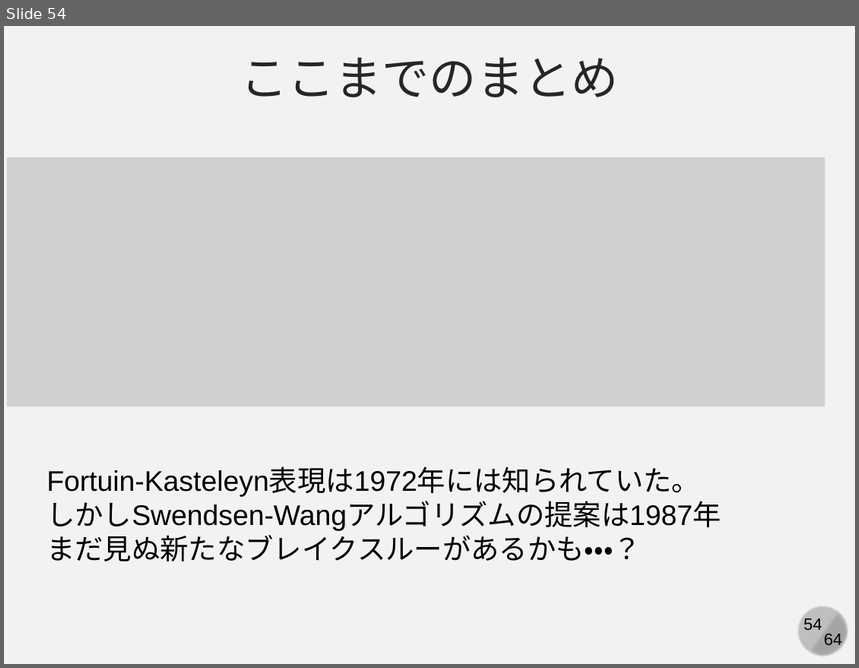
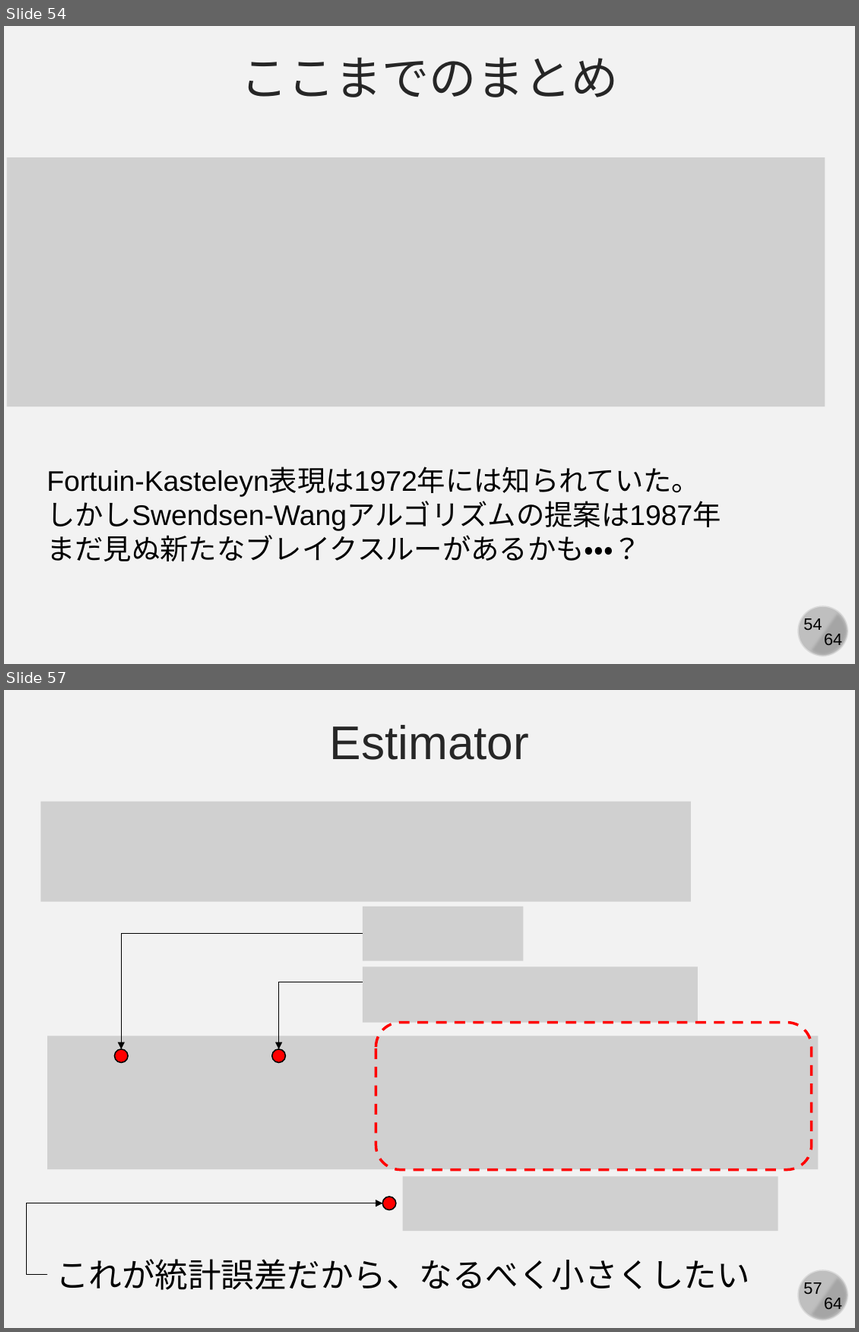
Before and after one commit to kaityo256/simulation_engineering, a slide deck: 04_mc_advanced/simulation04.pptx. Shown one above the other, each under a label of ours: slide 54 before the commit, slides 54 and 57 after it; the slides between them are not shown. The pictures are 859x668 and 859x1332 pixels, drawn with LibreOffice and Linux fonts; fonts in the diff are those of the drawing; grey boxes stand for pictures. Boxes give left, top, right and bottom in pixels: in the first picture for what was removed or moved away, otherwise in the second. Text is boxed around its words. In the diff, an @@ line names an element or a change of style, - is before the commit and + after.

```diff
--- a/04_mc_advanced/simulation04.pptx
+++ b/04_mc_advanced/simulation04.pptx
@@ slide 57 added at <box>4,690,855,1328</box>, background #F2F2F2; not listed: 4 template elements that a slide beside it also shows @@
@@ text added at <box>330,725,530,760</box>, 40 pt, text #262626 @@
+Estimator
@@ picture added at <box>40,802,691,902</box> @@
@@ picture added at <box>363,906,523,961</box> @@
@@ elbow arrow added from (363, 933) to (122, 1049), #000000 0.5 pt @@
@@ elbow arrow added from (363, 983) to (279, 1049), #000000 0.5 pt @@
@@ picture added at <box>363,967,698,1022</box> @@
@@ rounded rectangle added at <box>376,1023,812,1170</box>, outline #FF0000 2.25 pt dashed @@
@@ picture added at <box>47,1036,819,1170</box> @@
@@ ellipse added at <box>115,1049,129,1063</box>, fill #FF0000, outline #000000 1 pt @@
@@ ellipse added at <box>272,1049,286,1063</box>, fill #FF0000, outline #000000 1 pt @@
@@ picture added at <box>403,1177,778,1231</box> @@
@@ elbow arrow added from (47, 1274) to (382, 1203), #000000 0.5 pt @@
@@ ellipse added at <box>382,1196,396,1210</box>, fill #FF0000, outline #000000 1 pt @@
@@ text added at <box>56,1259,750,1290</box>, 28 pt, text #000000 @@
+これが統計誤差だから、なるべく小さくしたい
```
Also in this commit, not shown: 14 other slides added, 1 slide removed, 1 other file.
